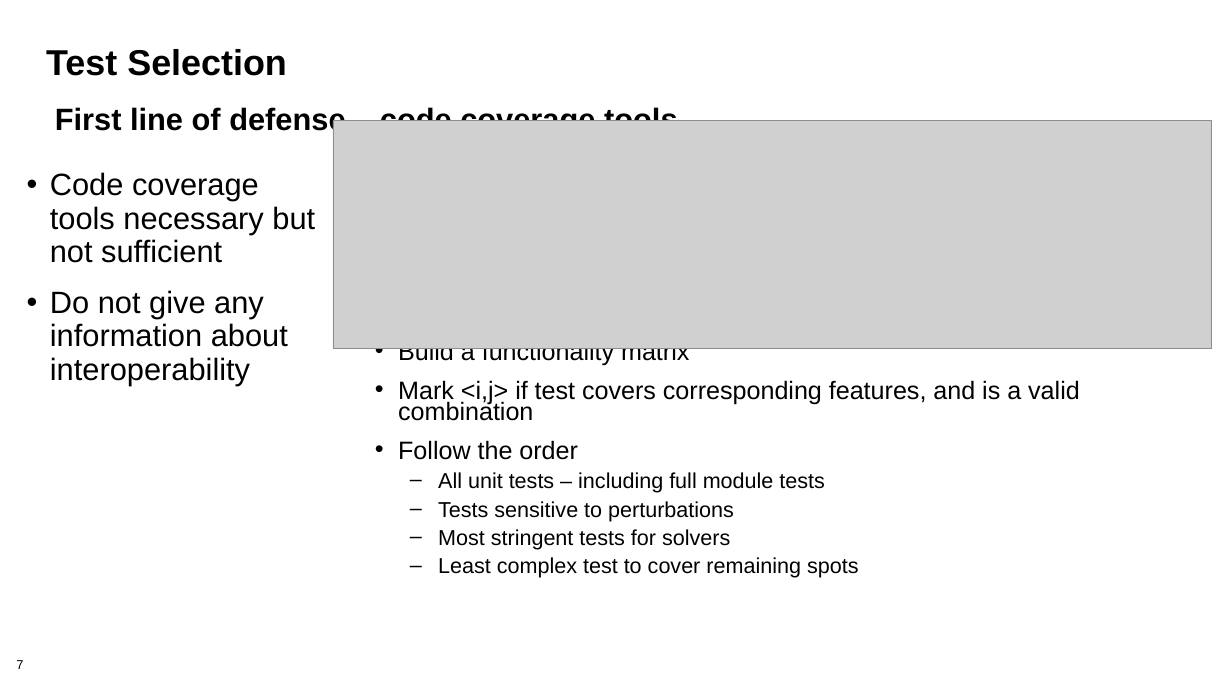
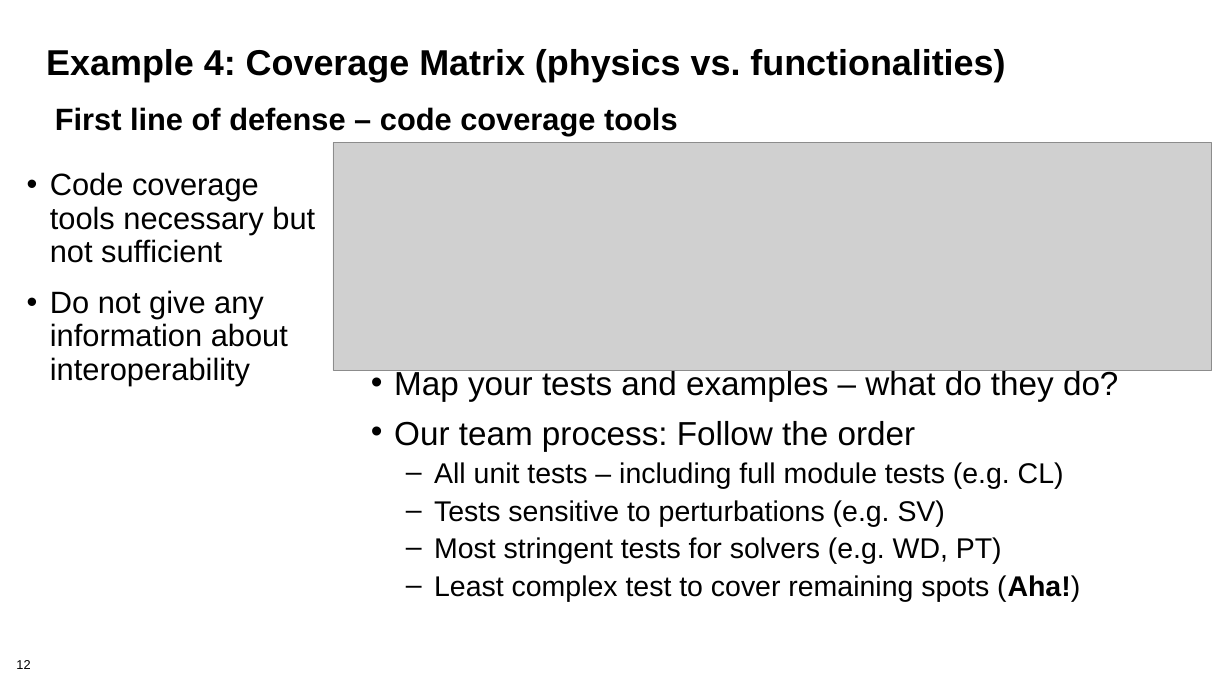
Before and after one commit to bssw-tutorial/presentations, a slide deck: slide 12 of final-presentations/2021-04-12-ecpam/03-testing2.pptx (slide 7 before the commit). Drawn at 1232x693 pixels with LibreOffice and Linux fonts; fonts in the diff are those of the drawing; grey boxes stand for pictures; background and template pictures are left out. Boxes give left, top, right and bottom in pixels: in the first picture for what was removed or moved away, otherwise in the second. Text is boxed around its words. In the diff, an @@ line names an element or a change of style, - is before the commit and + after.

Commit message:
Updated 2021-04-12-ecpam/03-testing2

```diff
--- a/final-presentations/2021-04-12-ecpam/03-testing2.pptx
+++ b/final-presentations/2021-04-12-ecpam/03-testing2.pptx
@@ title at <box>46,49,1005,82</box>: text changed @@
-Test Selection
+Example 4: Coverage Matrix (physics vs. functionalities)
@@ picture: place and size @@
-picture at <box>333,121,1211,349</box>
+picture at <box>333,142,1211,371</box>
@@ text at <box>394,368,1118,602</box>: text changed; size 16.8 to 22.2 pt @@
-• Build a functionality matrix
-• Mark <i,j> if test covers corresponding features, and is a valid combination
-• Follow the order
-  – All unit tests – including full module tests
-  – Tests sensitive to perturbations
-  – Most stringent tests for solvers
-  – Least complex test to cover remaining spots
+• Map your tests and examples – what do they do?
+• Our team process: Follow the order
+  – All unit tests – including full module tests (e.g. CL)
+  – Tests sensitive to perturbations (e.g. SV)
+  – Most stringent tests for solvers (e.g. WD, PT)
+  – Least complex test to cover remaining spots (Aha!)
@@ page number at <box>16,660,30,669</box>: text changed @@
-7
+12
```
Also in this commit, not shown: 7 other slides changed, 7 slides added.
